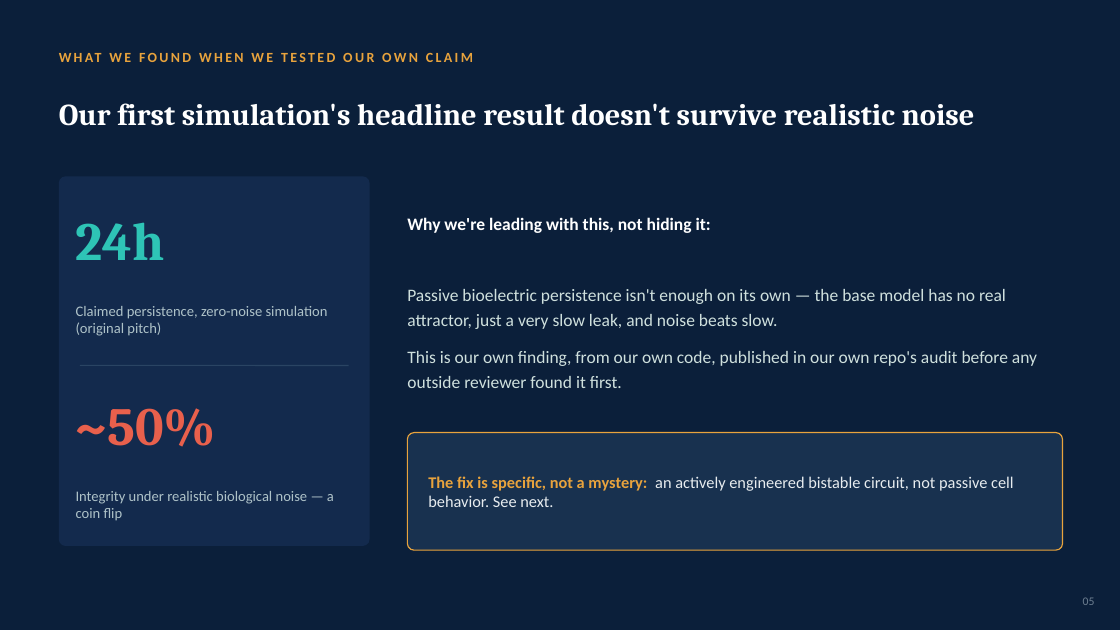
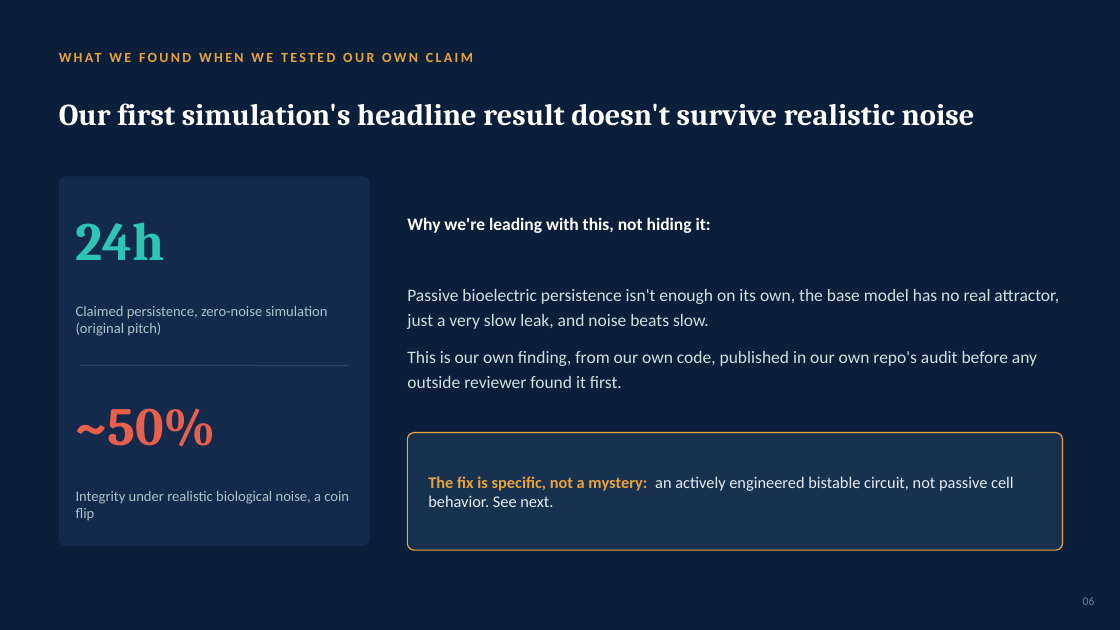
Before and after one commit to rewired89/Acheron, a slide deck: slide 6 of docs/pitch/Acheron_Pitch_Deck.pptx (slide 5 before the commit). Drawn at 1120x630 pixels with LibreOffice and Linux fonts; fonts in the diff are those of the drawing. Boxes give left, top, right and bottom in pixels: in the first picture for what was removed or moved away, otherwise in the second. Text is boxed around its words. In the diff, an @@ line names an element or a change of style, - is before the commit and + after.

```diff
--- a/docs/pitch/Acheron_Pitch_Deck.pptx
+++ b/docs/pitch/Acheron_Pitch_Deck.pptx
@@ text at (407, 289, 1059, 329): text changed @@
-Passive bioelectric persistence isn't enough on its own — the base model has no real attractor, just a very slow leak, and noise beats slow.
+Passive bioelectric persistence isn't enough on its own, the base model has no real attractor, just a very slow leak, and noise beats slow.
@@ text at (76, 491, 349, 521): text changed @@
-Integrity under realistic biological noise — a coin flip
+Integrity under realistic biological noise, a coin flip
```
Also in this commit, not shown: 13 other slides changed, 2 slides added, 3 other files.
